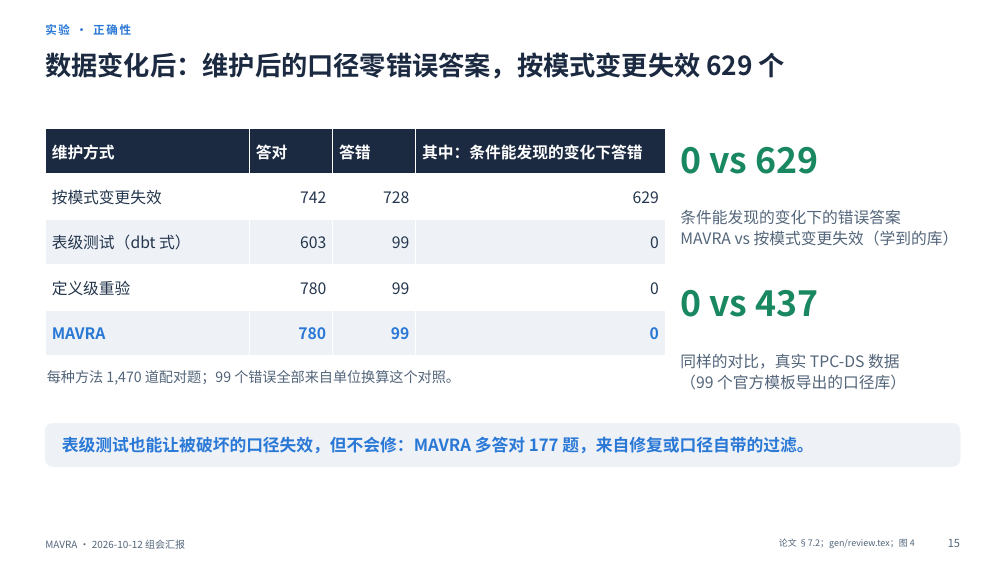
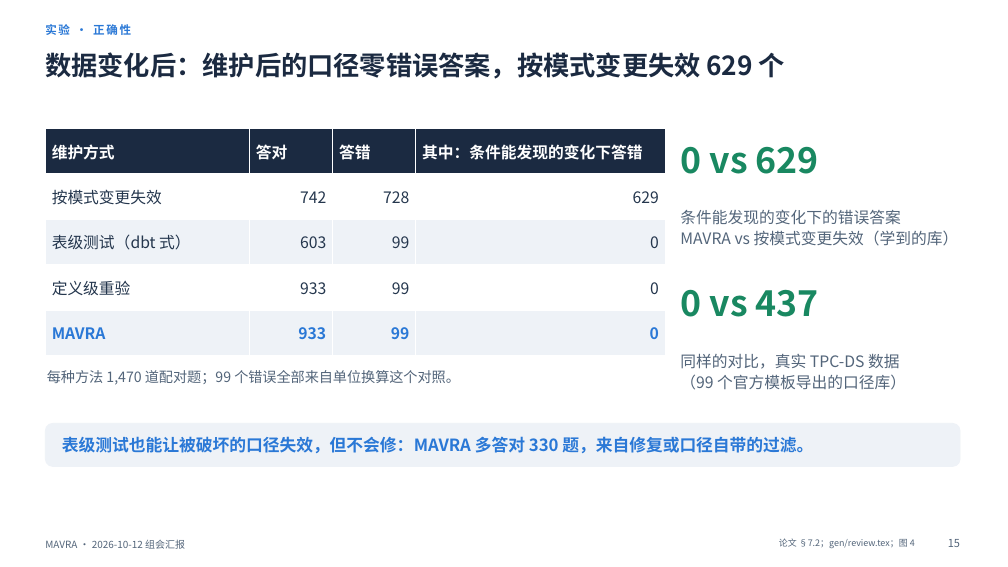
Before and after one commit to mmmttt000045/agent4db-adapter, a slide deck: slide 15 of docs/mavra-report-2026-10-12.pptx. Drawn at 1008x567 pixels with LibreOffice and Linux fonts; fonts in the diff are those of the drawing. Boxes give left, top, right and bottom in pixels: in the first picture for what was removed or moved away, otherwise in the second. Text is boxed around its words. In the diff, an @@ line names an element or a change of style, - is before the commit and + after.

```diff
--- a/docs/mavra-report-2026-10-12.pptx
+++ b/docs/mavra-report-2026-10-12.pptx
@@ table at [45, 129, 665, 343] @@
-row 4, column 2: 780
+row 4, column 2: 933
-row 5, column 2: 780
+row 5, column 2: 933
@@ text at [62, 436, 813, 453]: text changed @@
-表级测试也能让被破坏的口径失效，但不会修：MAVRA 多答对 177 题，来自修复或口径自带的过滤。
+表级测试也能让被破坏的口径失效，但不会修：MAVRA 多答对 330 题，来自修复或口径自带的过滤。
```
Also in this commit, not shown: 4 other slides changed, 2 other files.
